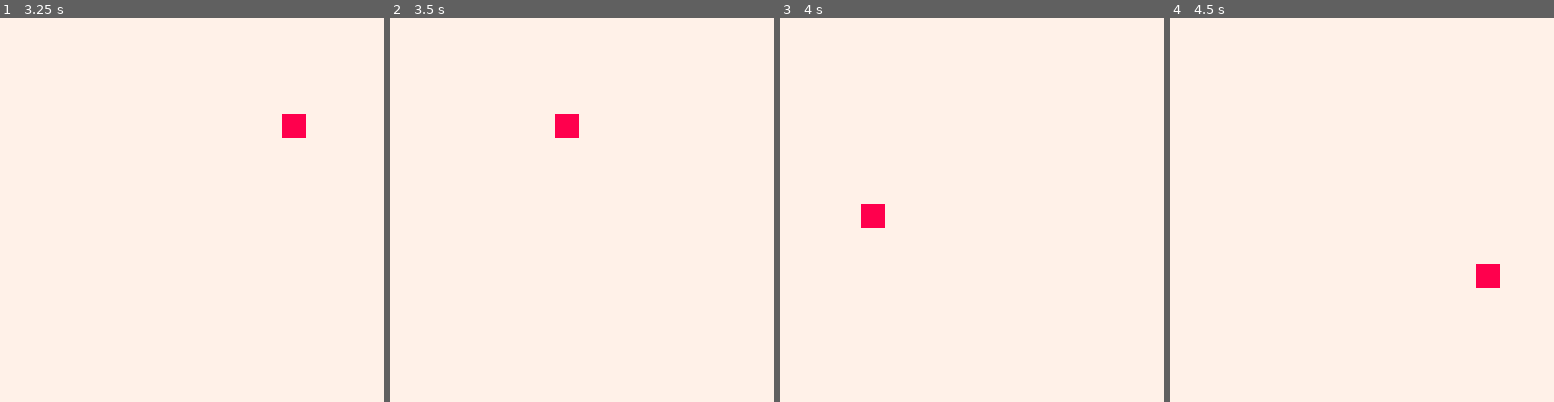
Above: before the commit, frames 1-4 (left to right).
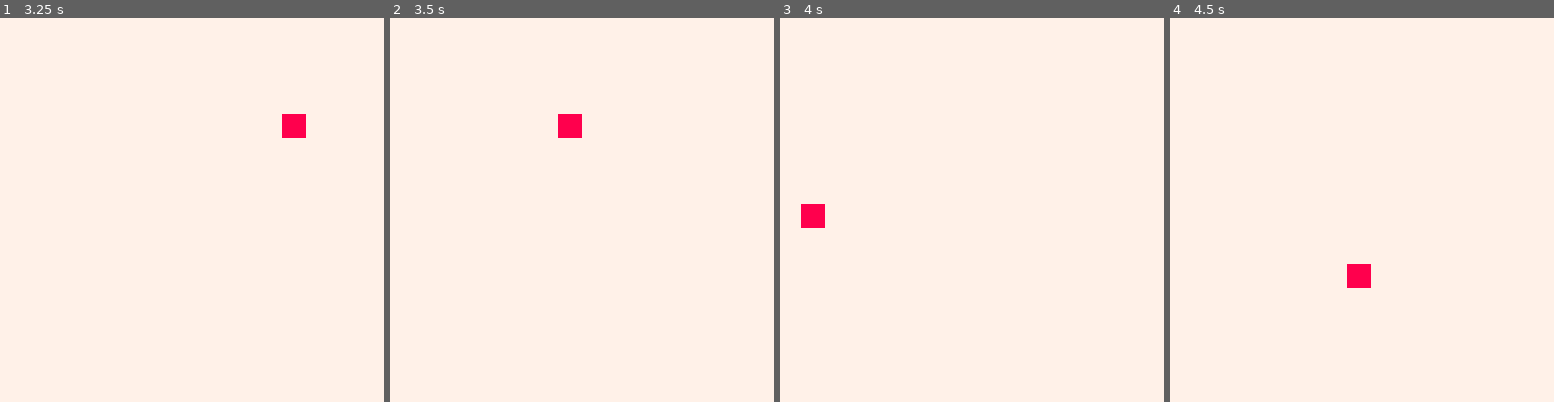
Above: after the commit, the same moments.

Repository: b4dr1ck/Pico8
Game: PICO-8 cartridge sandbox/move_smooth.p8
Same seed, same stepped clock (60 frames per second), same inputs: the game is played once before the commit and once after it.
Inputs:
- Up to frame 1 (3.25 s): hold Right 1.6-2.1 s; hold Up 2.15-2.42 s; hold Right 2.47-3.03 s; hold Left from 3.08 s (still down)
- Up to frame 2 (3.5 s): keep holding Left
- Up to frame 3 (4 s): release Left at 3.58 s; hold Down 3.63-3.97 s
- Up to frame 4 (4.5 s): hold Right from 4.02 s (still down)

Frame 1 is identical in both runs. In frame 2, 0.1% of the frame differs, in the area x 42-50%, y 25-32%; in frame 3, 0.8%, in the area x 5-28%, y 48-55%; in frame 4, 0.8%.

Commit message:
BUG-FIX: move_smooth.p8: max_speed condition fixed

Diff:
--- a/sandbox/move_smooth.p8
+++ b/sandbox/move_smooth.p8
@@ -16,7 +16,7 @@
  -- movement
  -- 	left
  if btn(0) then
-  if (x_speed < max_speed) then
+  if (x_speed > -max_speed) then
    x_speed -= 0.125
   end
  end
@@ -28,7 +28,7 @@
  end
  --  up
  if btn(2) then
-  if (y_speed < max_speed) then
+  if (y_speed > -max_speed) then
    y_speed -= 0.125
   end
  end
@@ -80,7 +79,7 @@
    x_speed = max_speed
  end
  --  right
- if x >120 then
+ if x >127 - w then
 --   while x > 120 do
 --   	x-=1
 --   end
@@ -96,7 +95,7 @@
 		y_speed = max_speed
  end
  --  down
- if y >120 then
+ if y >127 - h then
 --   while y > 120 do
 --   	y-=1
 --   end
